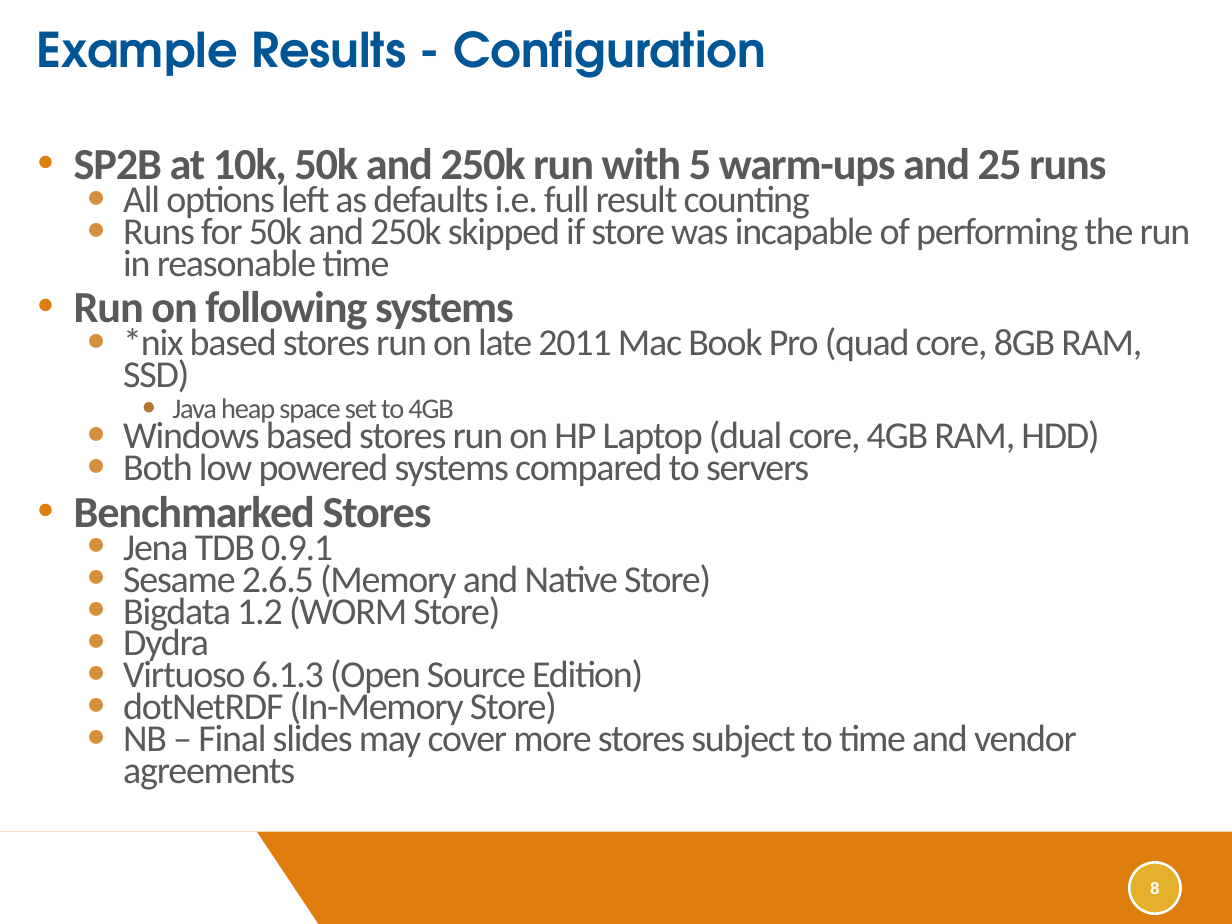
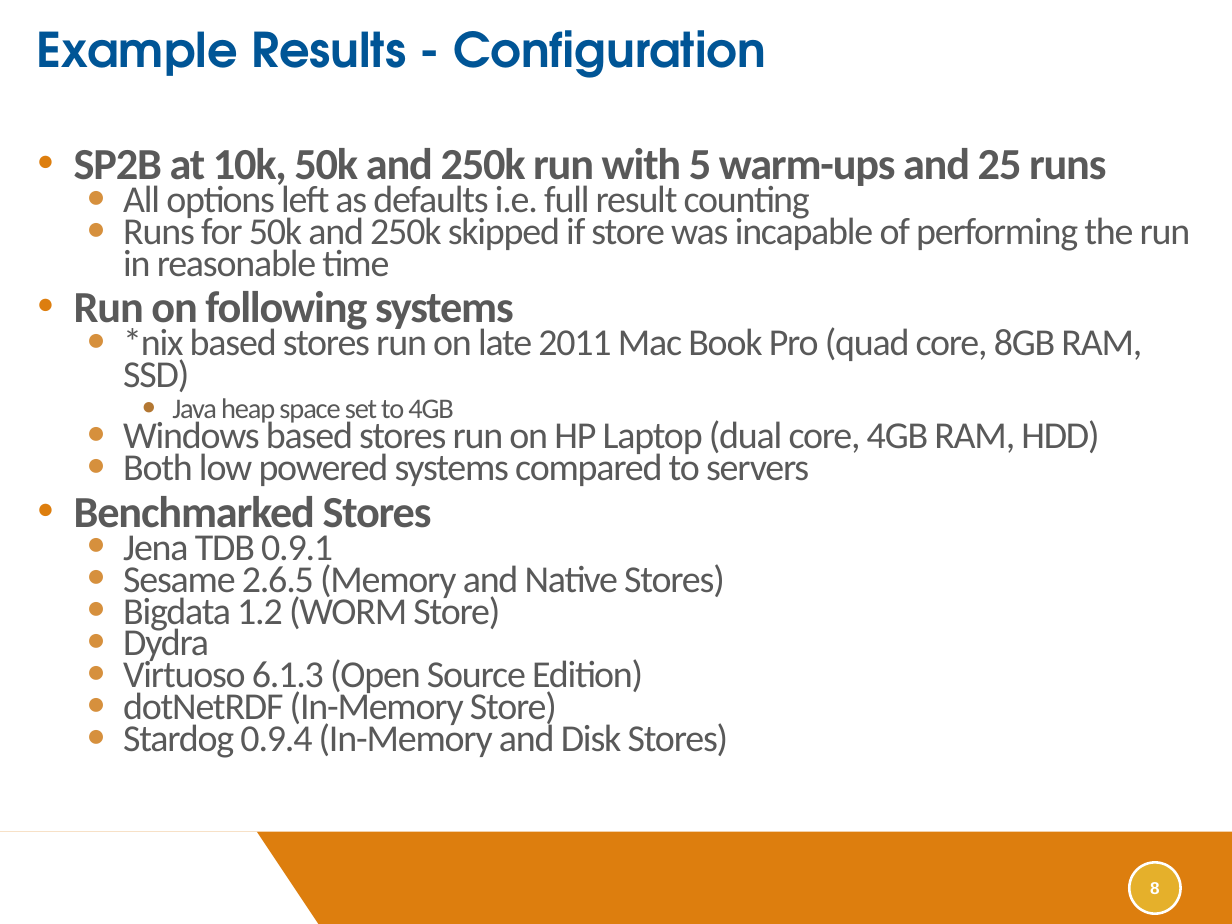
Before and after one commit to JohnGoldsmith/dotnetrdf-wiki, a slide deck: slide 8 of Slides/SemTech West 2012 Conference Presentation.pptx. Drawn at 1232x924 pixels with LibreOffice and Linux fonts; fonts in the diff are those of the drawing; background and template pictures are left out. Boxes give left, top, right and bottom in pixels: in the first picture for what was removed or moved away, otherwise in the second. Text is boxed around its words. In the diff, an @@ line names an element or a change of style, - is before the commit and + after.

```diff
--- a/Slides/SemTech West 2012 Conference Presentation.pptx
+++ b/Slides/SemTech West 2012 Conference Presentation.pptx
@@ text at [123, 560, 725, 601]: text changed @@
-  ● Sesame 2.6.5 (Memory and Native Store)
+  ● Sesame 2.6.5 (Memory and Native Stores)
@@ text at [123, 720, 729, 758]: text changed @@
-  ● NB – Final slides may cover more stores subject to time and vendor agreements
+  ● Stardog 0.9.4 (In-Memory and Disk Stores)
```
Also in this commit, not shown: 4 other slides changed.
